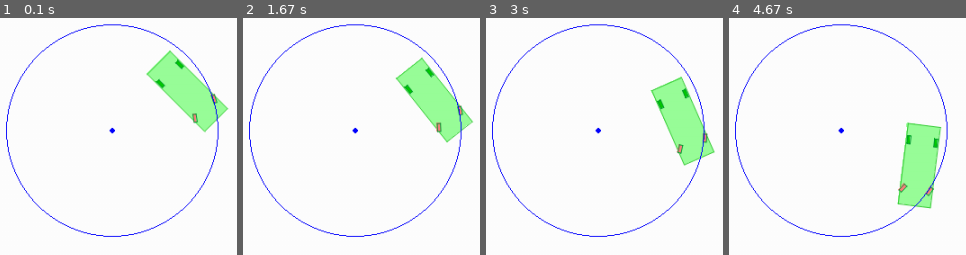
Above: before the commit, frames 1-4 (left to right).
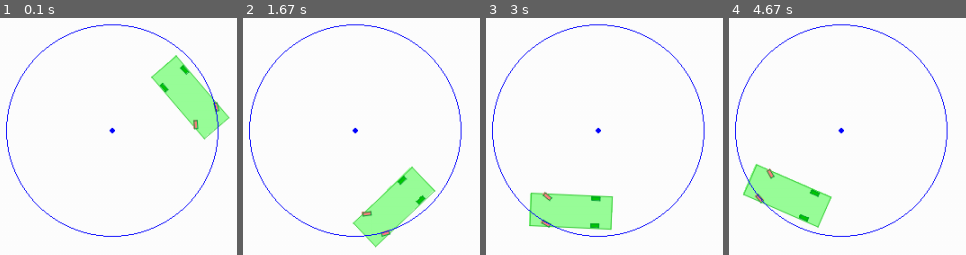
Above: after the commit, the same moments.

Repository: Bobbassoonguy/AutonomousVehicles
Game: pygame game, started from Scenarios/Scenario1_create_car.py
Same seed, same stepped clock (60 frames per second), same inputs: the game is played once before the commit and once after it.
Inputs:
- Up to frame 1 (0.1 s): no input
- Up to frame 2 (1.67 s): no input
- Up to frame 3 (3 s): no input
- Up to frame 4 (4.67 s): no input

The runs differ from the first frame. In frame 1, 2.2% of the frame differs, in the area x 61-98%, y 13-52%; in frame 2, 10%; in frame 3, 10%; in frame 4, 10%, in the area x 5-90%, y 43-89%.

Commit message:
defined max and min speed

Diff:
--- a/Classes/Vehicle.py
+++ b/Classes/Vehicle.py
@@ -7,14 +7,19 @@
     def __init__(self, parent, x=10, y=10):
         self.parent = parent
         self.surface = self.parent.screen
+        self.PIXELS_PER_METER = self.parent.PIXELS_PER_METER
+
+        # CAR PARAMETERS
         self.LENGTH = 4.5  # meters
         self.WIDTH = 1.8  # meters
         self.FRONT_AXLE_TO_FRONT = 0.95  # meters
         self.WHEELBASE = 2.7  # meters
         self.TRACK = 1.5  # meters
         self.MIN_TURN_DIAMETER = 10.8  # meters
-        self.PIXELS_PER_METER = self.parent.PIXELS_PER_METER
+        self.MAX_SPEED = 50  # m/s
+        self.MIN_SPEED = 0  # m/s eventually will be -9
 
+        # CAR VARIABLES
         self.angle = 0
         self.x = x  # meters
         self.y = y  # meters
--- a/Scenarios/Scenario1_create_car.py
+++ b/Scenarios/Scenario1_create_car.py
@@ -15,8 +15,8 @@
 # print(main.vehicles[0].x, ",", main.vehicles[0].y)
 # print(main.vehicles[0].outline.get_centroid())
 main.vehicles[0].move_to(30, 10)
-main.vehicles[0].speed = 0
-main.vehicles[0].acceleration = .5
+main.vehicles[0].speed = 7
+main.vehicles[0].acceleration = -1.5
 main.vehicles[0].current_turn_radius = 5.9
 
 while not done:
